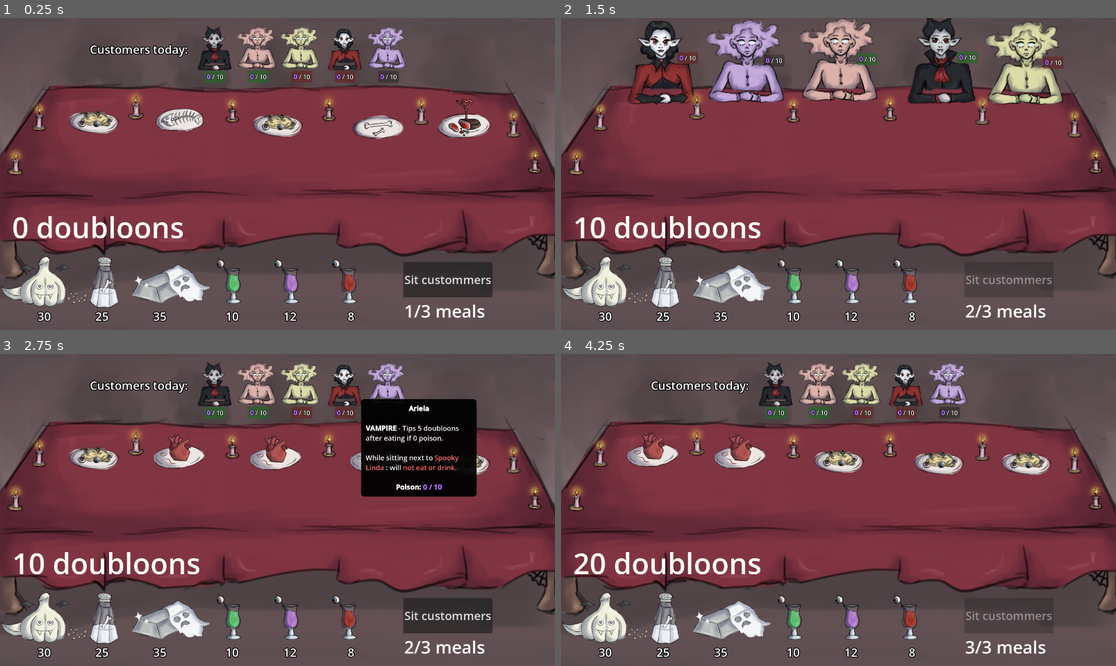
Above: before the commit, frames 1-4 (two rows, left to right).
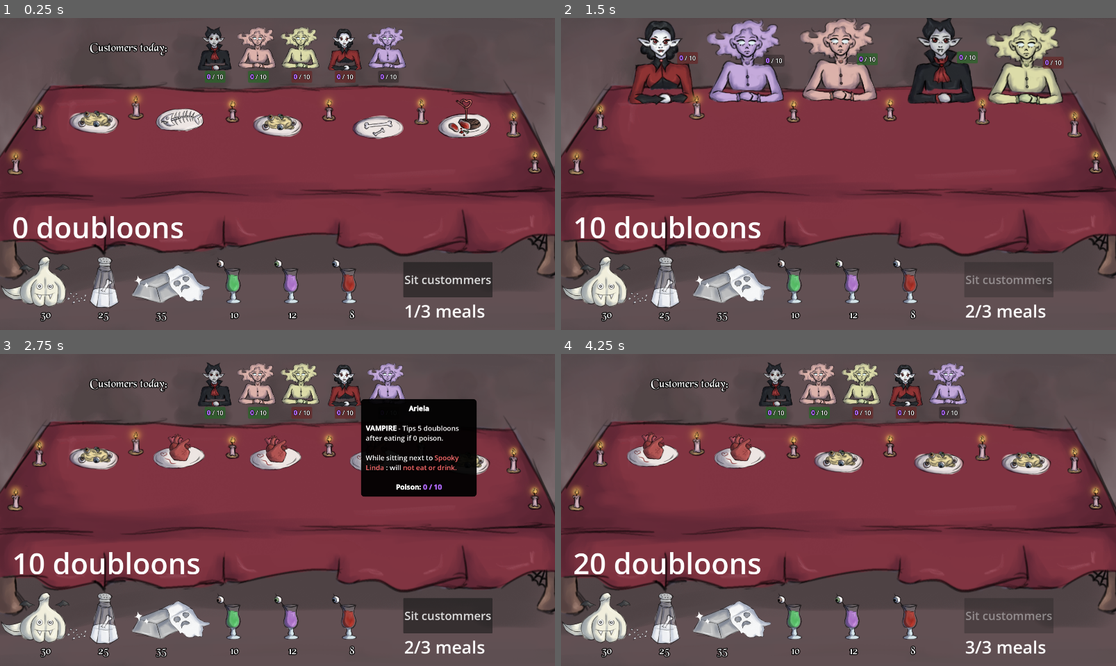
Above: after the commit, the same moments.

Repository: Henrique-Baumegger/godot-fims_food
Game: Godot game, scene res://scripts_and_scenes/main/main.tscn
Same seed, same stepped clock (60 frames per second), same inputs: the game is played once before the commit and once after it.
Inputs (mouse positions are in pixels of both pictures, inside the frame that each line leads up to):
- Up to frame 1 (0.25 s): no input
- Up to frame 2 (1.5 s): click "Sit custommers" at 0.5 s; click "Finish meal" at 1.25 s
- Up to frame 3 (2.75 s): move the mouse to (344, 382) at 2.02 s; click (344, 382) at 2.1 s
- Up to frame 4 (4.25 s): click "Sit custommers" at 2.75 s; click "Finish meal" at 3.5 s

The runs differ from the first frame. In frame 1, 0.8% of the frame differs, in the area x 6-64%, y 7-98%; in frame 2, 0.3%; in frame 3, 0.8%; in frame 4, 0.8%.

Commit message:
readme for theme

Diff:
--- a/art/themes/new_theme.tres
+++ b/art/themes/base_theme.tres
@@ -1,6 +1,9 @@
 [gd_resource type="Theme" format=3 uid="uid://c3pgctkp31gj8"]
 
+[ext_resource type="FontFile" uid="uid://bpbkgod5ykrij" path="res://art/fonts/BLKCHCRY.TTF" id="1_j8o4c"]
+
 [resource]
+default_font = ExtResource("1_j8o4c")
 Label/colors/font_color = Color(0.72156864, 0.5372549, 1, 1)
 Label/constants/outline_size = 11
 Label/font_sizes/font_size = 40
--- a/scripts_and_scenes/UI/tool_tip_area.tscn
+++ b/scripts_and_scenes/UI/tool_tip_area.tscn
@@ -35,6 +35,7 @@
 theme_override_font_sizes/italics_font_size = 24
 theme_override_font_sizes/mono_font_size = 24
 bbcode_enabled = true
+text = "Place holder"
 fit_content = true
 tab_size = 6
 
--- a/scripts_and_scenes/ingredients/ingredient.tscn
+++ b/scripts_and_scenes/ingredients/ingredient.tscn
@@ -2,7 +2,7 @@
 
 [ext_resource type="Script" uid="uid://dehquvyb0j416" path="res://scripts_and_scenes/ingredients/ingredient.gd" id="1_wiup6"]
 [ext_resource type="Texture2D" uid="uid://b8mudjqkkr3il" path="res://art/food/poisons/salt.png" id="2_e7njv"]
-[ext_resource type="Theme" uid="uid://c3pgctkp31gj8" path="res://art/themes/new_theme.tres" id="3_qhpac"]
+[ext_resource type="Theme" uid="uid://c3pgctkp31gj8" path="res://art/themes/base_theme.tres" id="3_qhpac"]
 
 [sub_resource type="RectangleShape2D" id="RectangleShape2D_cocjv"]
 size = Vector2(219.5, 219)
--- a/scripts_and_scenes/table/table.tscn
+++ b/scripts_and_scenes/table/table.tscn
@@ -6,7 +6,7 @@
 [ext_resource type="Texture2D" uid="uid://bae3xky6crxre" path="res://art/enviroment/candle2.png" id="3_8e2ag"]
 [ext_resource type="Texture2D" uid="uid://bnx2a80bqgn1k" path="res://art/enviroment/candle3.png" id="4_4m5wr"]
 [ext_resource type="Texture2D" uid="uid://s5a0g24lowqg" path="res://art/enviroment/candle4.png" id="5_r3q4s"]
-[ext_resource type="Theme" uid="uid://c3pgctkp31gj8" path="res://art/themes/new_theme.tres" id="8_8e2ag"]
+[ext_resource type="Theme" uid="uid://c3pgctkp31gj8" path="res://art/themes/base_theme.tres" id="8_8e2ag"]
 
 [node name="Table" type="Node2D" unique_id=246802026]
 script = ExtResource("1_83i0c")
Binary file added: art/fonts/BLKCHCRY.TTF
Not shown, added: art/fonts/BLKCHCRY.TTF.import
Not shown, changed: ReadMe.md
